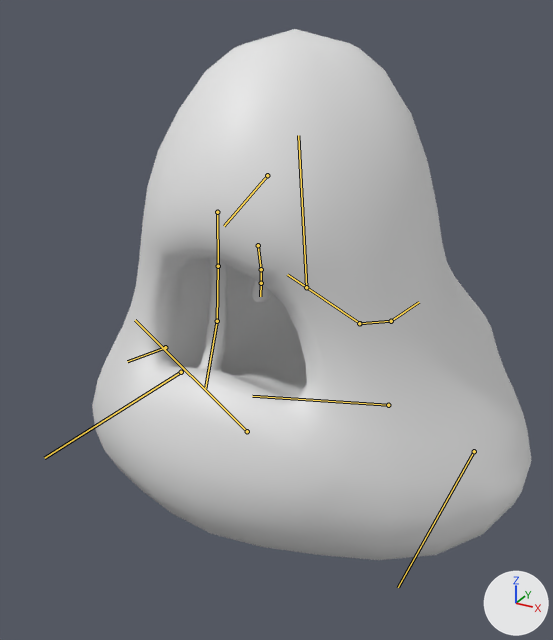
A saved change to the FBX model Assets/Models/Enemies/SlimeCryo.fbx.
Before and after are seen from a 50 mm camera at (0.91, -2.0, 1.4) aimed at (-0.11, -0.14, 0.47). The axes (+X, +Y, +Z) are drawn at lower right. The lights are the same throughout. Both versions are drawn at frame 8 of the action 'Armature|Spit'; the numbers are the values there. The bones that bend it are drawn over the model as lines.

Objects in the first picture: 'SlimeBodyOutline'.
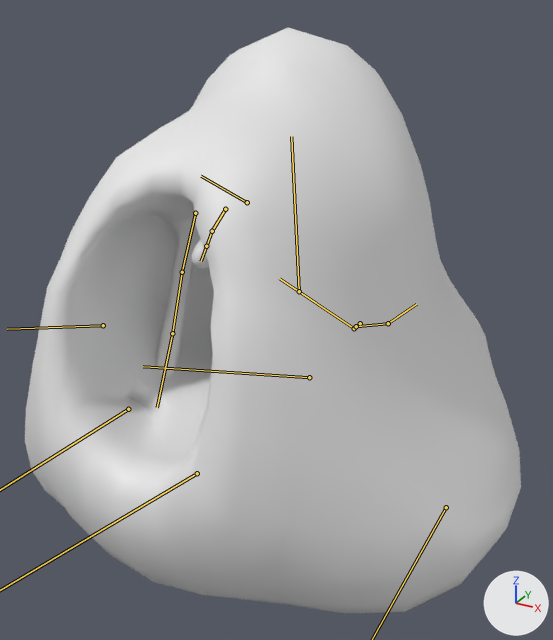
What the commit changed:
Bone 'Torso' (bone_torso) moves from (0.0, 0.0, 0.0) to (0.0, 0.23, 0.16).
Bone 'Head' (bone_head) turns from (2, 0, 0) to (1, 0, 0) degrees about its own x, y and z.
Bone 'String' (bone_string) moves from (0.0, 0.0, 0.0) to (0.04, -0.07, 0.29).
Bone 'String' (bone_string) turns from (0, 0, 0) to (24, 2, -3) degrees about its own x, y and z.
Bone 'String.001' (bone_string_001) moves from (0.0, 0.0, 0.0) to (0.0, -0.27, 0.08).
Bone 'String.001' (bone_string_001) turns from (0, 0, 0) to (-11, 0, 0) degrees about its own x, y and z.
Bone 'String.002' (bone_string_002) moves from (0.0, 0.0, 0.0) to (0.01, -0.32, 0.08).
Bone 'String.002' (bone_string_002) turns from (0, 0, 0) to (-11, 0, 0) degrees about its own x, y and z.
Bone 'MouthUp' (bone_mouthup) moves from (0.0, 0.0, 0.04) to (0.0, 0.4, 0.21).
Bone 'MouthUp' (bone_mouthup) turns from (0, 0, 0) to (-48, 0, 0) degrees about its own x, y and z.
Bone 'Drool' (bone_drool) moves from (0.0, -0.09, -0.03) to (0.0, -0.16, -0.02).
Bone 'Drool' (bone_drool) turns from (3, 0, -1) to (22, 1, -3) degrees about its own x, y and z.
Bone 'Drool.001' (bone_drool_001) turns from (0, 0, 0) to (-29, 1, 4) degrees about its own x, y and z.
Bone 'Mouth.L' (bone_mouth_l) moves from (0.02, 0.07, -0.11) to (0.32, 1.96, -0.55).
Bone 'Mouth.L' (bone_mouth_l) turns from (0, 0, 2) to (0, 2, -5) degrees about its own x, y and z.
Bone 'Mouth.R' (bone_mouth_r) moves from (-0.02, 0.07, -0.11) to (-0.32, 1.96, -0.55).
Bone 'Mouth.R' (bone_mouth_r) turns from (0, 0, -2) to (0, -2, 5) degrees about its own x, y and z.
Bone 'Side.L' (bone_side_l) moves from (-0.03, 0.0, -0.04) to (-0.01, 1.3, 0.06).
Bone 'Side.R' (bone_side_r) moves from (0.03, 0.0, -0.04) to (0.01, 1.3, 0.06).
Bone 'MouthDown' (bone_mouthdown) moves from (0.0, 0.04, 0.1) to (-0.03, 0.79, -0.7).
Bone 'MouthDown' (bone_mouthdown) turns from (0, 0, 0) to (-38, 0, 0) degrees about its own x, y and z.
Bone 'Tail' (bone_tail) moves from (0.0, -0.02, 0.0) to (0.0, -0.19, 0.06).

Where the change shows, as pixel boxes (x1, y1, x2, y2) in the pictures (553 x 640 px):
'SlimeBodyOutline', posed (13% wider, 10% taller): before (92, 29, 532, 560); after (25, 28, 521, 613)
bone 'Torso', root to tip: before (360, 323) to (287, 274); after (354, 328) to (279, 278)
bone 'Head', root to tip: before (306, 287) to (298, 135); after (299, 291) to (291, 136)
bone 'String', root to tip: before (217, 212) to (218, 266); after (195, 213) to (182, 272)
bone 'String.001', root to tip: before (218, 266) to (217, 321); after (182, 272) to (172, 333)
bone 'String.002', root to tip: before (217, 321) to (205, 388); after (172, 333) to (157, 407)
bone 'MouthUp', root to tip: before (267, 175) to (224, 226); after (247, 202) to (201, 176)
bone 'Drool', root to tip: before (258, 245) to (261, 269); after (225, 209) to (212, 231)
bone 'Drool.001', root to tip: before (261, 269) to (261, 283); after (212, 231) to (206, 246)
bone 'Mouth.L', root to tip: before (388, 405) to (252, 396); after (309, 377) to (143, 366)
bone 'Mouth.R', root to tip: before (165, 347) to (127, 361); after (103, 325) to (7, 329)
bone 'Tail', root to tip: before (359, 323) to (391, 321); after (356, 326) to (388, 323)
